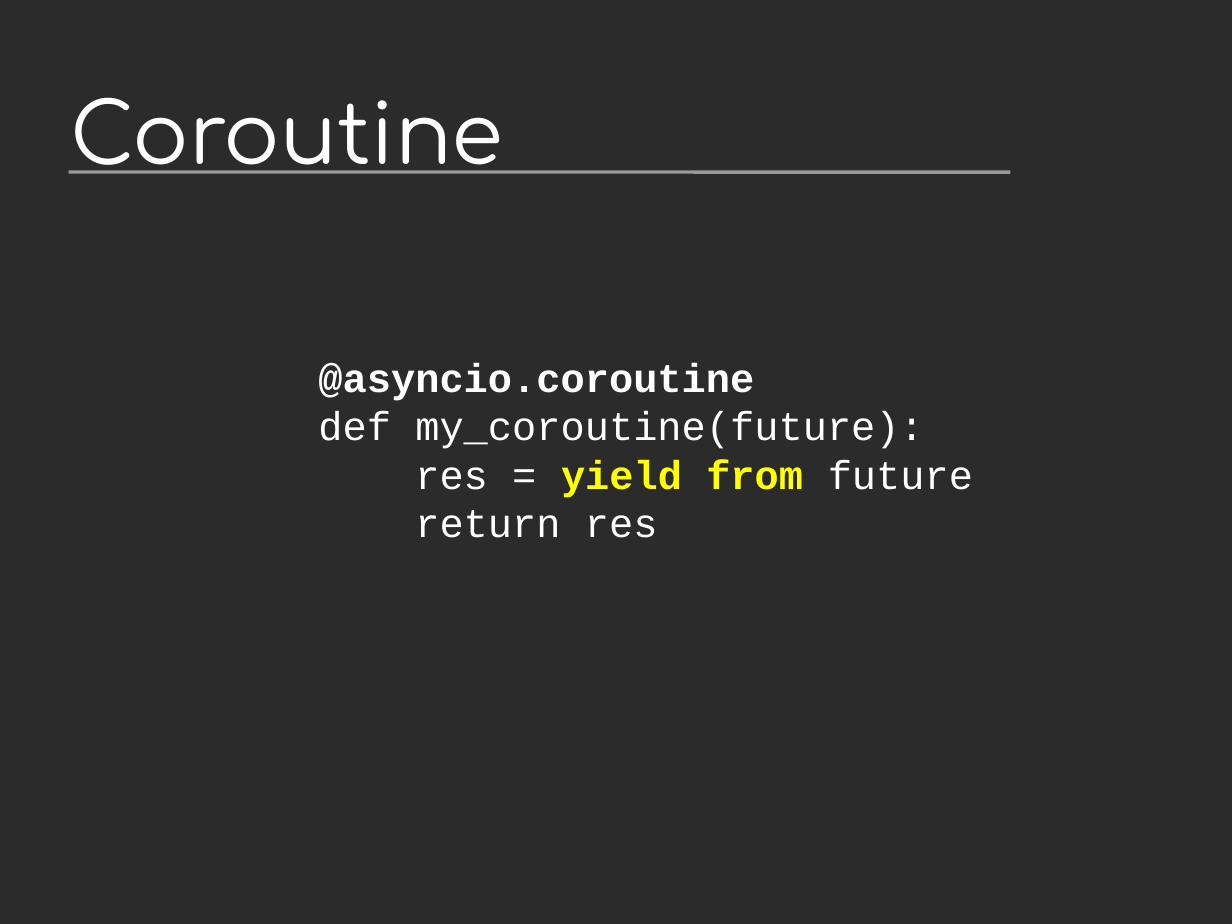
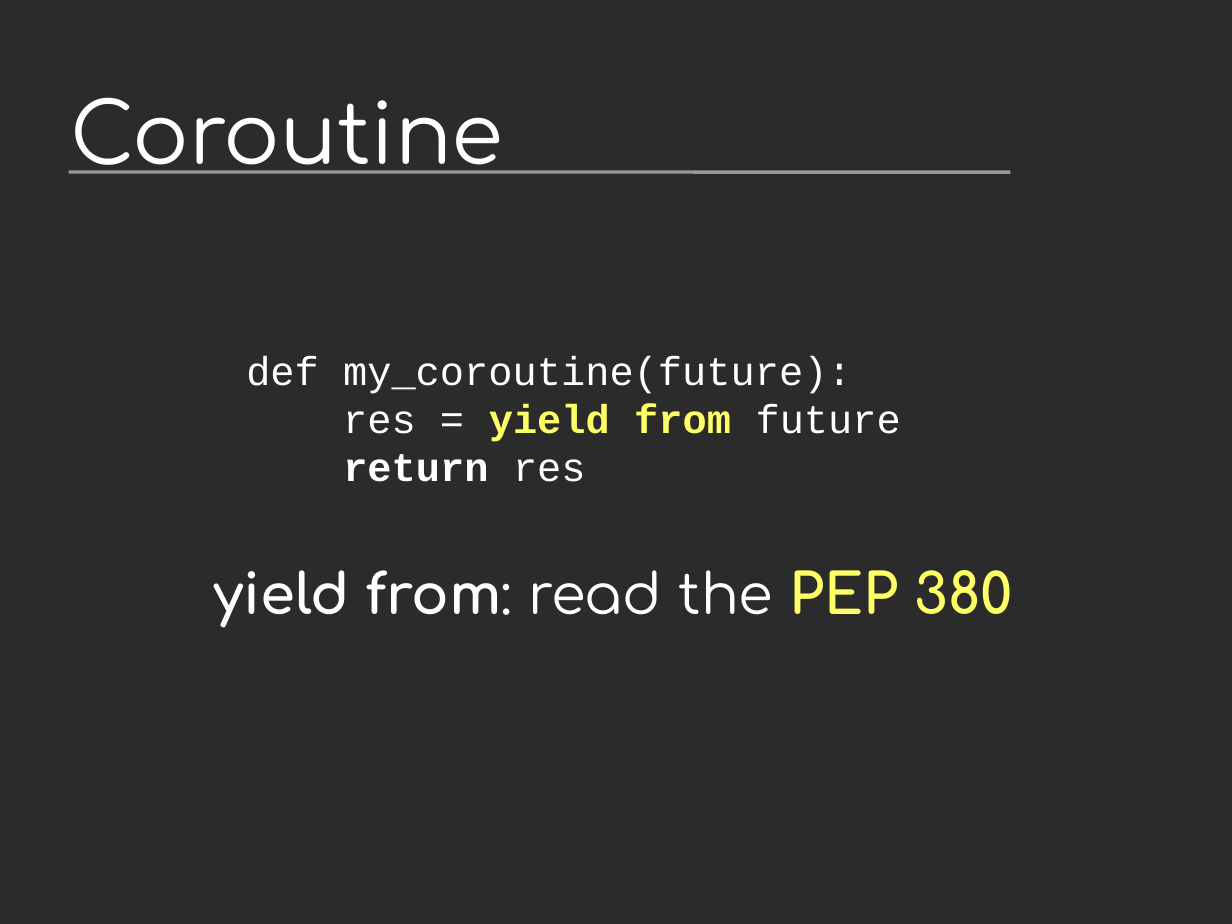
Before and after one commit to vstinner/talks, a slide deck: slide 28 of 2014-Pycon-Lyon/asyncio.odp. Drawn at 1232x924 pixels with LibreOffice and Linux fonts; fonts in the diff are those of the drawing; background and template pictures are left out; a plain dark background stands for a picture behind light text. Boxes give left, top, right and bottom in pixels: in the first picture for what was removed or moved away, otherwise in the second. Text is boxed around its words. In the diff, an @@ line names an element or a change of style, - is before the commit and + after.

```diff
--- a/2014-Pycon-Lyon/asyncio.odp
+++ b/2014-Pycon-Lyon/asyncio.odp
@@ text "def my_coroutine(future):": place and size @@
-text "def my_coroutine(future):" at (318,363,973,538)
+text "def my_coroutine(future):" at (246,356,901,482)
@@ text at (318,363,754,401): paragraph removed @@
-@asyncio.coroutine
@@ text at (343,404,901,482): text colour #FFFF00 to #FFFF66 in "yield from"; bold on in "return" @@
@@ text added at (214,570,1013,628), 36 pt, text #FFFFFF, bold @@
+yield from: read the PEP 380
```
Also in this commit, not shown: 12 other slides changed, 1 slide added, 2 other files.
